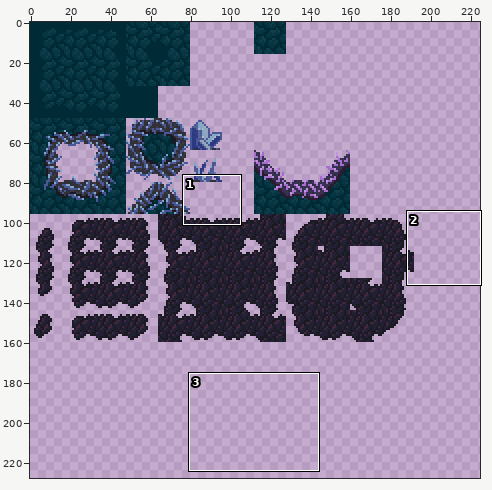
File history of a sprite sheet, assets/images/tileset.png. The first picture is a wide view before the edit; the outline marks the close-up.
Close-up. Before the commit:
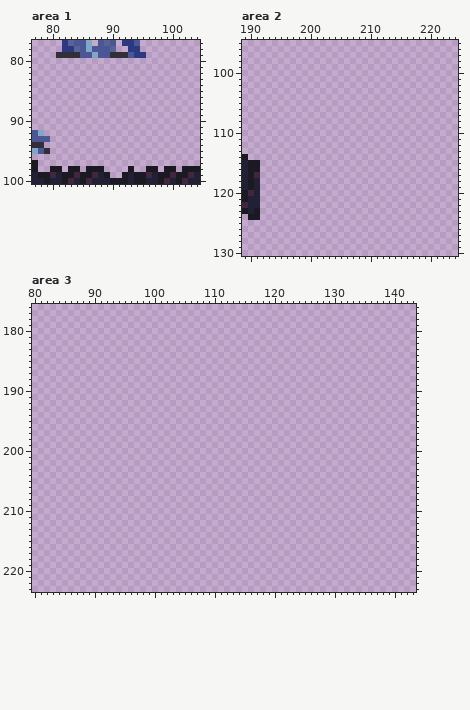
The file is 256x256 pixels. Colours within 5 levels of each other are drawn and written as one. Shown: area 1: x 77..104, y 77..100; area 2: x 189..224, y 95..130; area 3: x 80..143, y 176..223. The wide view leaves out empty margins.
Now the later version:
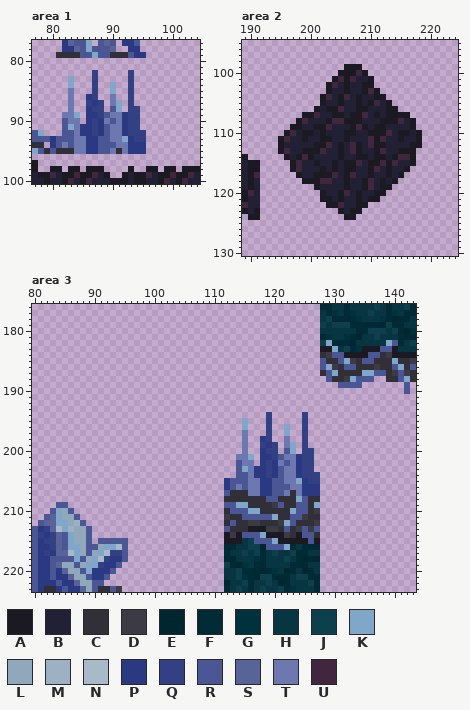
Palette (. is transparent): A #1b1a23  B #222034  C #313038  D #3c3b45  E #002730  F #002b36  G #00323d  H #073642  J #0d3f4c  K #80a6c9  L #91a8bc  M #9db1c4  N #a8b9c9  P #2b3983  Q #334083  R #4b5794  S #596397  T #6d78b0  U #40273d
Change:
Changed rows in their new state; - is an unchanged pixel.
Area 1:
first column x 80:
 82 -------Q-----Q--
 83 ---K---Q-----Q--
 84 ---K---Q--K--Q--
 85 ---T---Q--K--Q--
 86 ---T--PQ--T--Q--
 87 ---T--QPQ-TK-Q--
 88 ---T--PQQ-RK-QQ-
 89 --TTK-PPQRTTPQQ-
 90 --RTT-PQPTRTPQQ-
 91 --RKTPPQPRTTPQQ-
 92 --RRTPPQPRTTPQQQ
 93 PRRRTTPPRRTTKPQQ
 94 PRTRTTPPRRRTTPPP
 95 RCCCTTPPRRTCTPPP
Area 2:
first column x 195:
 99 -----------AAA----------
100 ----------AAAUA---------
101 ---------AUAUBBA--------
102 --------AUBABBAA--------
103 --------ABBABBAUA-------
104 -------AUBAUBABBAA------
105 -------ABBABBABAUBA-----
106 ------ABAAUBBAABBBAA----
107 ----AAUBBAABAAUBABAAAA--
108 ---AUBBBAUUAAABBBAAAUBA-
109 --AABBAAUBBBAUABAABBBBA-
110 -AUBAABABBBAABBAAAUBAABA
111 AUBBABBAABBABBBUAUBBABBA
112 ABBBBBAAUBABUABUAABBBBAA
113 AUBBAAAUBBABUABBAUBBAAA-
114 -ABAUABBBBABBAABAABAUUA-
115 --AUBBABBABAAUBAAUAUBBA-
116 --AUBBBABABAABBAUBABBA--
117 ---ABBAAAUBAUBBABBABA---
118 ----AAAUUBBABBAUBABA----
119 ------ABBBBABBAUBAA-----
120 -------ABBAUBABBAA------
121 -------AABABBABAA-------
122 --------AAUBBAA---------
123 ----------ABAA----------
124 -----------AA-----------
Area 3:
first column x 128:
176 FFHHFHHHHJHFHHJF
177 HFGHFGHHJHHFGHFF
178 HJFFFFGHHHGFEFFH
179 JHJJJFFFFFEJFFHH
180 HHHHHHFFJJJHJFEG
181 FGHHGFEHHJHHHFFF
182 JKFFFEHHHHHKRFHJ
183 AAKHJFGAAARRAHHH
184 CDRRAAAARRCDAAAA
185 RCCRKDCRRCCCKCCD
186 RKDCRRCCCDCCRKCR
187 CRKCCCCKKRRCDRDC
188 -RCCDKRRR--CCRKC
189 ---RRRR-------R-
190 --------------R-
first column x 80:
194 ---------------------------------------Q-----Q--
195 -----------------------------------K---Q-----Q--
196 -----------------------------------K---Q--K--Q--
197 -----------------------------------T---Q--K--Q--
198 -----------------------------------T--PQ--T--Q--
199 -----------------------------------T--QPQ-TK-Q--
200 -----------------------------------T--PQQ-RK-QQ-
201 ----------------------------------TTK-PPQRTTPQQ-
202 ----------------------------------RTT-PQPTRTPQQ-
203 ----------------------------------RKTPPQPRTTPQQ-
204 ----------------------------------RRTPPQPRTTPQQQ
205 --------------------------------PRRRTTPPRRTTKPQQ
206 --------------------------------PRTRTTPPRRRTTPPP
207 --------------------------------RCCCTTPPRRTCTPPP
208 --------------------------------CCCCCCCRRCCCKRCC
209 ----RR--------------------------RRKKCCCCDRCCRRCK
210 ---RKLR-------------------------CRRRKKCCCCCKRRCD
211 --RSKLLR------------------------DCCRRRRRKCCRRDCC
212 -RSSKKLMR-----------------------CRCCDDCCCDKRCCCD
213 RPQSNKMLLR----------------------RCCCAAADDCRCDRDR
214 RQPQSRKLLR----------------------ADARRRKAAADCARRC
215 RPQQSRKLLR-RRRRR----------------AAAHJRRRKAAAAARA
216 RPPQSRKKLRRLKKNR----------------FFHHJJERRRKFHFFF
217 RPQPSSNKLRLKNQQR----------------FHHJHJFHJHHJFFHH
218 RPPRRRRKRLKNQPPR----------------FEHHHGFHHHJHFEFE
219 RPPRSLLRLKKQPPR-----------------JFEGHFFHHHHFFFHH
220 RPPRPSLLRKPPPR------------------HHJFFFEFGHEFHEFH
221 RPPRPPSLLRPPR-------------------HHJGFEJJFFFHJJFF
222 RPPPRPPSLLRR--------------------EHHJFHHJHEFHHHJF
223 RPCCPRPPSLRCCRD-----------------FHJHFHJHHJFGHHHF
